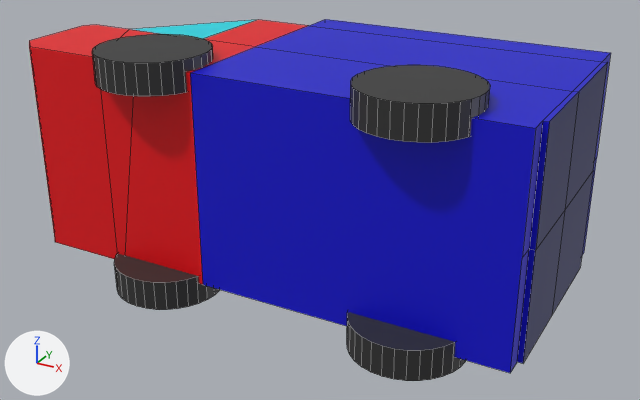
Two versions of the FBX model Assets/Resources/Models/Items/ToyTrack.fbx, one commit apart.
Camera for both pictures: a 50 mm lens placed at (-6.823, -1.975, -1.066), pointed at (-7.886, -0.043, -2.032). Arrows for +X, +Y and +Z are at lower left; the lights stay in place. Mesh edges are drawn as thin lines. Vertices at the same position are counted once.

Script lines for the objects in view, before the commit:
```python
me_куб_003 = bpy.data.meshes.new('Куб.003')
me_куб_003.from_pydata(...)  # 306 vertices, 180 faces; spans x -0.826..0.6, y -0.414..0.357, z -0.333..0.341
# faces by material slot: [21, 3, 16, 4, 136]
me_куб_003.materials.append(mat_back_002)  # blue #0300ce
me_куб_003.materials.append(mat_glass_001)  # cyan #00d9e7
me_куб_003.materials.append(mat_front_001)  # red #e7000f
me_куб_003.materials.append(mat_backdoor_001)  # dark blue #0e1764
me_куб_003.materials.append(mat_wheels_001)  # black #313131
ob_toytrack = bpy.data.objects.new('ToyTrack', me_куб_003)
ob_toytrack.location = (-7.836, 0.0, -1.938)
```
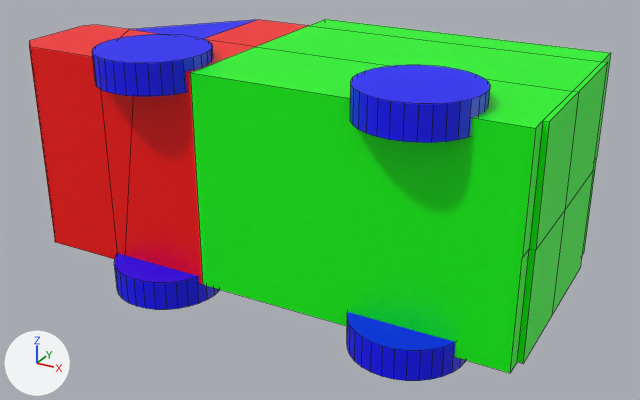
Location of each change, [x1, y1, x2, y2] in pixels of the pictures (640 x 400 px):
part 1 of me_куб_003, recoloured (blue to green)
    both: [190, 19, 611, 373]
part 2 of me_куб_003, recoloured (cyan to blue)
    both: [130, 20, 256, 39]
part 3 of me_куб_003, recoloured
    both: [29, 20, 307, 285]
part 4 of me_куб_003, recoloured (blue to green)
    both: [523, 64, 607, 363]
part 5 of me_куб_003, recoloured (grey to blue)
    both: [92, 34, 490, 381]

The edits, one by one:
Material 'Blue' (mat_blue) is new.
Its base color is (0.0, 0.0, 1.0) (blue #0000ff).
Material 'Green' (mat_green) is new.
Its base color is (0.0, 1.0, 0.0) (green #00ff00).
Material 'Red' (mat_red) is new.
Its base color is (1.0, 0.0, 0.0) (red #ff0000).
Its roughness is 0.4.
me_куб_003 has 306 vertices, 180 faces and spans x -0.826..0.6, y -0.414..0.357, z -0.333..0.341.
me_куб_003 is used by ob_toytrack; location (-7.836, 0.0, -1.938).
me_куб_003 part 1: all 21 faces that had it switch from mat_back_002 (blue #0300ce) to mat_green (green #00ff00).
me_куб_003 part 2: all 3 faces that had it switch from mat_glass_001 (cyan #00d9e7) to mat_blue (blue #0000ff).
me_куб_003 part 3: all 16 faces that had it switch from mat_front_001 (red #e7000f) to mat_red (red #ff0000).
me_куб_003 part 4: all 4 faces that had it switch from mat_backdoor_001 (dark blue #0e1764) to mat_green (green #00ff00).
me_куб_003 part 5: all 136 faces that had it switch from mat_wheels_001 (black #313131) to mat_blue (blue #0000ff).
